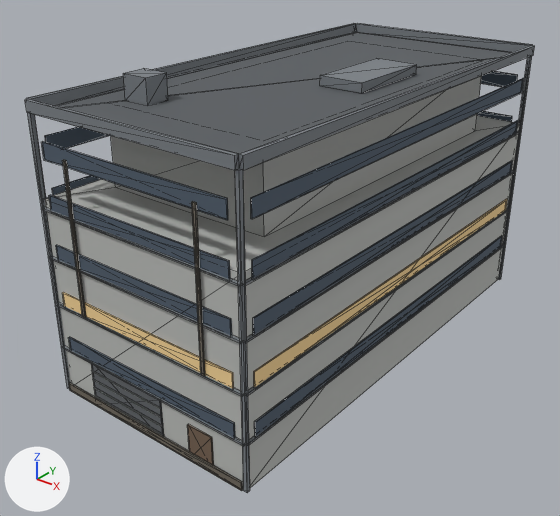
The glTF model public/buildings/lot_2x4.glb: old version first, new version second.
One viewpoint serves both versions: a 50 mm camera at (35.1, -23.1, 28.3) aimed at (6.6, 12.6, 6.2). Lighting does not change. The marker at lower left points along +X, +Y and +Z. The picture after the commit comes second. Mesh edges are drawn as thin lines. Vertices at exactly the same position are counted once.

In view in the first picture: 'lot_2x4'.
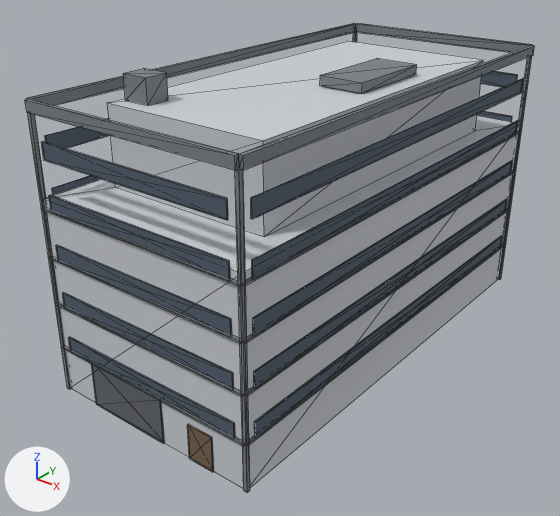
Where the change shows, as pixel boxes [x1, y1, x2, y2] in the pictures (560 x 516 px):
'lot_2x4', recoloured, reshaped
    both: [25, 23, 535, 493]
part 1 of me_lot_2x4, deleted
    before: [55, 32, 511, 491]
part 2 of me_lot_2x4, recoloured
    both: [62, 199, 507, 389]

Edits to the bpy script that builds the scene:
```text
Change mat_lot_2x4:
    mat_lot_2x4.base_color: (0.5, 0.51, 0.49) -> (0.6, 0.62, 0.66)  # grey #bcbdba -> light grey #cbced4
Change me_lot_2x4:
    used by ob_lot_2x4; location = (0.0, 0.0, 0.0)
    remove me_lot_2x4.from_pydata(...)  # 464 vertices, 708 faces; spans x -0.2..14.8, y -0.2..30.8, z 0.0..19.0
    add me_lot_2x4.from_pydata(...)  # 392 vertices, 600 faces; spans x -0.2..14.8, y -0.2..30.8, z 0.0..19.0
    me_lot_2x4 part 1: 9 loose pieces with 72 vertices, spanning x 0.2..14.3, y -0.2..30.7, z 0.0..17.5, are deleted
    me_lot_2x4 part 2: 24 faces spanning x 0.7..14.6, y -0.1..29.8, z 6.0..7.0 switch from mat_lot_2x4_lit_glass (beige #f9d799) to mat_lot_2x4_glass (greyish blue #505d6c)
    remove me_lot_2x4.materials.append(mat_lot_2x4_roof_felt)  # dark grey #595d61
    remove me_lot_2x4.materials.append(mat_lot_2x4_metal)  # grey #b1b5b6
    remove me_lot_2x4.materials.append(mat_lot_2x4_dirt)  # brown #6f695d
```
